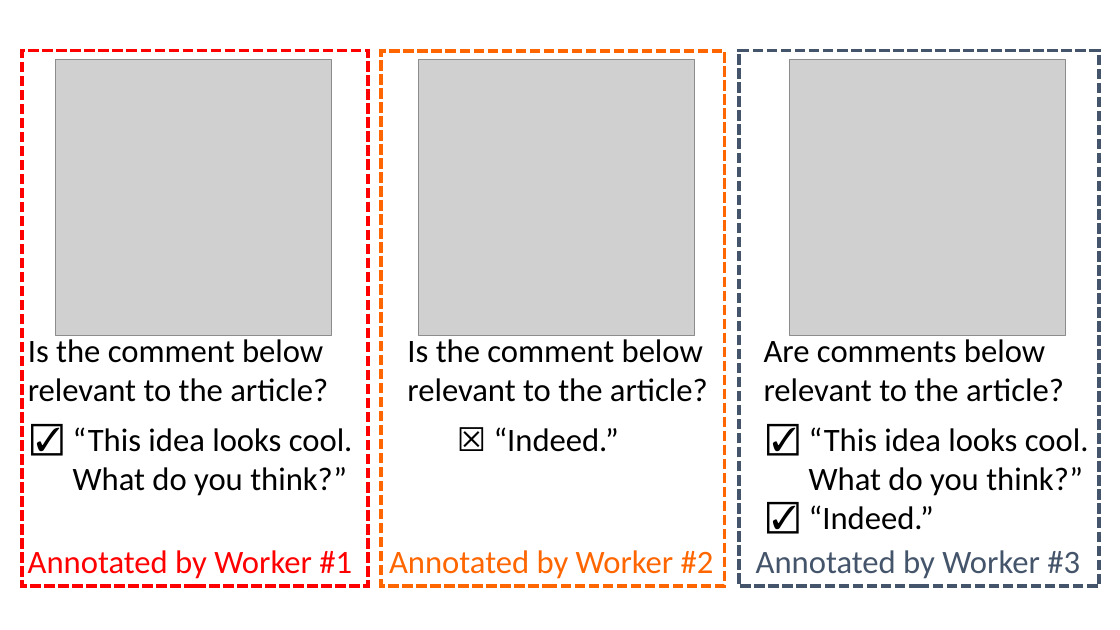
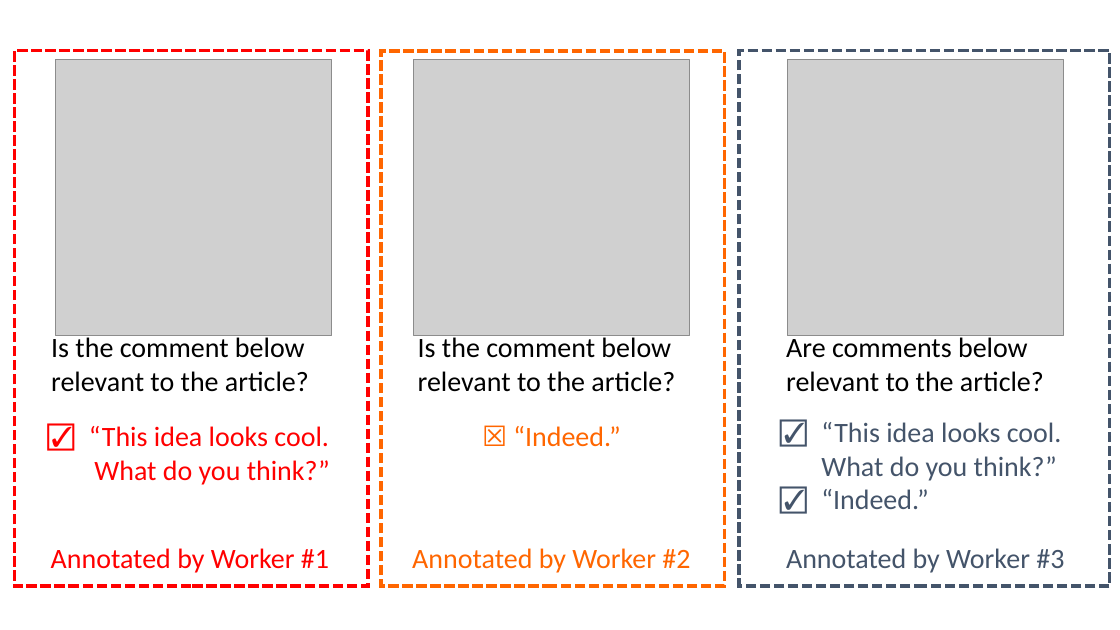
Before and after one commit to HongleiZhuang/BatchCrowds, a slide deck: slide 4 of ranking/doc/figures/model.pptx. Drawn at 1120x630 pixels with LibreOffice and Linux fonts; fonts in the diff are those of the drawing; grey boxes stand for pictures. Boxes give left, top, right and bottom in pixels: in the first picture for what was removed or moved away, otherwise in the second. Text is boxed around its words. In the diff, an @@ line names an element or a change of style, - is before the commit and + after.

Commit message:
pptx updated

```diff
--- a/ranking/doc/figures/model.pptx
+++ b/ranking/doc/figures/model.pptx
@@ rectangle: place and size @@
-rectangle at bbox=[22, 50, 368, 586]
+rectangle at bbox=[14, 50, 368, 586]
@@ rectangle: place and size @@
-rectangle at bbox=[739, 50, 1100, 586]
+rectangle at bbox=[739, 50, 1110, 586]
@@ picture: place and size @@
-picture at bbox=[418, 60, 695, 336]
+picture at bbox=[413, 60, 690, 336]
@@ size 28 to 24 pt in 3 elements at bbox=[418, 334, 675, 392], bbox=[786, 334, 1044, 392], bbox=[51, 334, 309, 392] @@
@@ text "Is the comment below relevant ...": place and size @@
-text "Is the comment below relevant ..." at bbox=[28, 335, 328, 402]
+text "Is the comment below relevant ..." at bbox=[51, 334, 309, 392]
@@ text "Is the comment below relevant ...": place and size @@
-text "Is the comment below relevant ..." at bbox=[407, 335, 708, 402]
+text "Is the comment below relevant ..." at bbox=[418, 334, 675, 392]
@@ text "Are comments below relevant to ...": place and size @@
-text "Are comments below relevant to ..." at bbox=[764, 335, 1064, 402]
+text "Are comments below relevant to ..." at bbox=[786, 334, 1044, 392]
@@ text "“This idea looks cool. What ..." at bbox=[89, 426, 330, 485]: size 28 to 24 pt, text colour #000000 to #FF0000; alignment left to centre @@
@@ text "☒ “Indeed.”": place and size @@
-text "☒ “Indeed.”" at bbox=[494, 427, 619, 452]
+text "☒ “Indeed.”" at bbox=[513, 426, 620, 447]
@@ text "☒ “Indeed.”" at bbox=[513, 426, 620, 447]: size 28 to 24 pt, text colour #000000 to #FF6600; alignment left to centre @@
@@ text "“This idea looks cool. What ...": place and size @@
-text "“This idea looks cool. What ..." at bbox=[809, 427, 1089, 530]
+text "“This idea looks cool. What ..." at bbox=[821, 422, 1062, 509]
@@ text "“This idea looks cool. What ..." at bbox=[821, 422, 1062, 509]: size 28 to 24 pt, text colour #000000 to #44546A @@
@@ size 28 to 24 pt; alignment left to centre in 3 elements at bbox=[51, 548, 329, 573], bbox=[412, 548, 690, 573], bbox=[786, 548, 1064, 573] @@
@@ text "Annotated by Worker #3": place and size @@
-text "Annotated by Worker #3" at bbox=[756, 550, 1080, 579]
+text "Annotated by Worker #3" at bbox=[786, 548, 1064, 573]
```
Also in this commit, not shown: 1 slide added.
